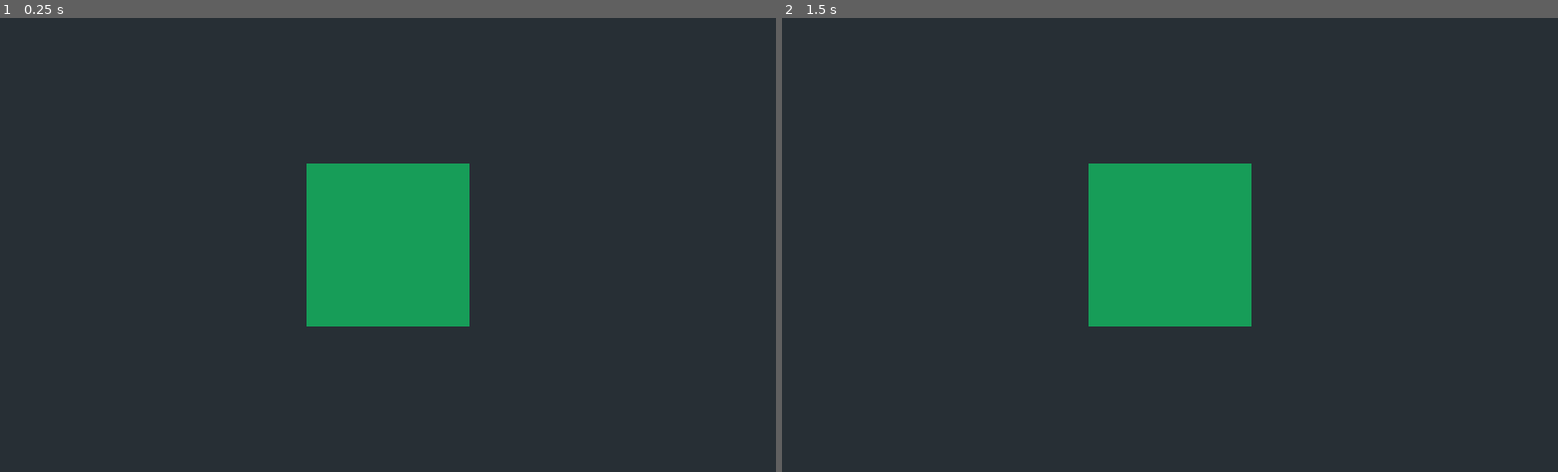
Above: before the commit, frames 1-2 (left to right).
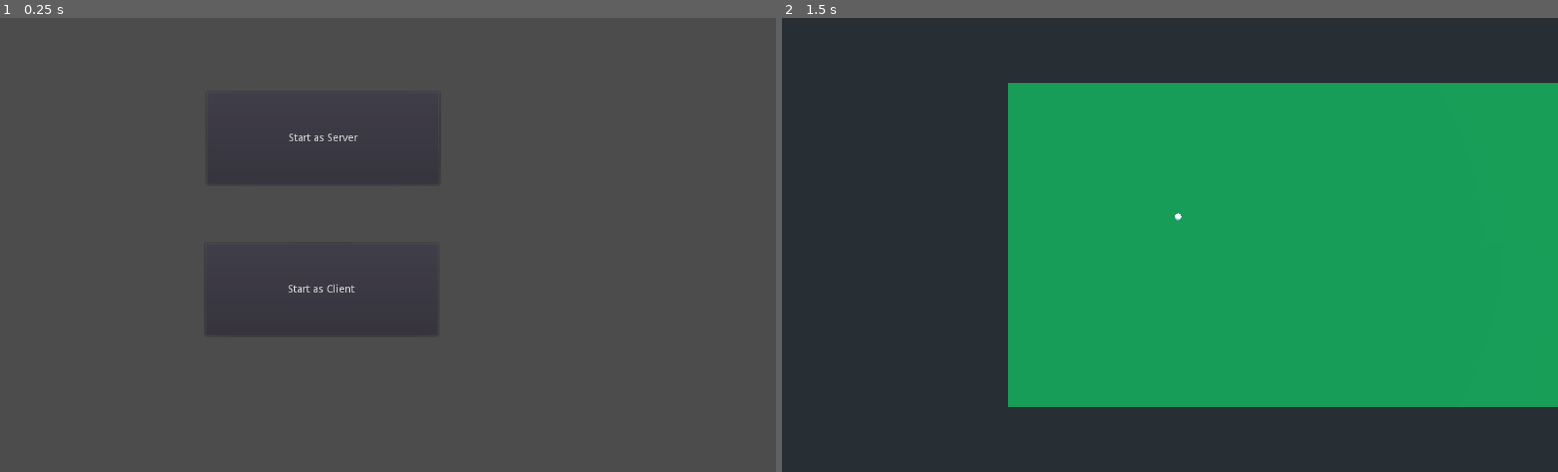
Above: after the commit, the same moments.

Repository: ImmersiveRPG/ExampleGodotMultiProcess
Game: Godot game, scene res://src/Start/Start.tscn
The game is run twice, just before and just after one commit, with the same random seed, the same clock (stepped at 60 frames per second) and the same inputs. Before the commit the project starts from res://src/World/World.tscn.
Inputs (mouse positions are in pixels of both pictures, inside the frame that each line leads up to):
- Up to frame 1 (0.25 s): no input
- Up to frame 2 (1.5 s): click (1107, 140) at 0.5 s, where only the run after the commit has a clickable "Start as Server"; tap Enter at 1.25 s

The runs differ from the first frame. In frame 1, 92% of the frame differs, in the area x 0-100%, y 0-100%; in frame 2, 43%.
Error after the commit: Invalid call. Nonexistent function 'transfer_to_peer' in base 'Nil'. (res://src/Floor/Floor.gd:13)

Commit message:
Added basic NPC that moves around randomly

Diff:
--- a/project/project.godot
+++ b/project/project.godot
@@ -8,15 +8,26 @@
 
 config_version=4
 
+_global_script_classes=[ {
+"base": "KinematicBody",
+"class": "NPC",
+"language": "GDScript",
+"path": "res://src/NPC/NPC.gd"
+} ]
+_global_script_class_icons={
+"NPC": ""
+}
+
 [application]
 
 config/name="ExampleGodotMultiProcess"
-run/main_scene="res://src/World/World.tscn"
+run/main_scene="res://src/Start/Start.tscn"
 config/icon="res://icon.png"
 
 [autoload]
 
 Global="*res://src/Singletons/Global.gd"
+Server="*res://src/Singletons/Server.gd"
 
 [input]
 
@@ -56,7 +67,7 @@
 3d_physics/layer_1="terrain"
 3d_physics/layer_2="item"
 3d_physics/layer_3="player"
-3d_physics/layer_4="enemy"
+3d_physics/layer_4="npc"
 3d_physics/layer_5="storage"
 3d_physics/layer_6="furniture"
 3d_physics/layer_7="building"
--- /dev/null
+++ b/project/src/Floor/Floor.gd
@@ -0,0 +1,13 @@
+# Copyright (c) 2021 Matthew Brennan Jones <matthew.brennan.jones@gmail.com>
+# This file is license under the MIT License
+# https://github.com/ImmersiveRPG/ExampleGodotMultiProcess
+
+extends StaticBody
+
+var _peer_id : int = -1
+
+func _on_Area_body_entered(body : PhysicsBody) -> void:
+	if body is NPC:
+		var marker = self
+		print("marker: %s" % [marker.name])
+		Server.transfer_to_peer(body, _peer_id)
--- a/project/src/Floor/Floor.tscn
+++ b/project/src/Floor/Floor.tscn
@@ -1,6 +1,7 @@
-[gd_scene load_steps=5 format=2]
+[gd_scene load_steps=7 format=2]
 
 [ext_resource path="res://assets/sand.png" type="Texture" id=1]
+[ext_resource path="res://src/Floor/Floor.gd" type="Script" id=2]
 
 [sub_resource type="BoxShape" id=1]
 extents = Vector3( 500, 25, 500 )
@@ -13,8 +14,12 @@
 material = SubResource( 4 )
 size = Vector3( 1000, 50, 1000 )
 
+[sub_resource type="BoxShape" id=5]
+extents = Vector3( 500, 500, 500 )
+
 [node name="Floor" type="StaticBody"]
 collision_mask = 4
+script = ExtResource( 2 )
 
 [node name="CollisionShape" type="CollisionShape" parent="."]
 transform = Transform( 1, 0, 0, 0, 1, 0, 0, 0, 1, 0, -25, 0 )
@@ -23,3 +28,10 @@
 [node name="MeshInstance" type="MeshInstance" parent="CollisionShape"]
 mesh = SubResource( 3 )
 material/0 = null
+
+[node name="Area" type="Area" parent="."]
+
+[node name="CollisionShape" type="CollisionShape" parent="Area"]
+shape = SubResource( 5 )
+
+[connection signal="body_entered" from="Area" to="." method="_on_Area_body_entered"]
--- /dev/null
+++ b/project/src/NPC/NPC.gd
@@ -0,0 +1,60 @@
+# Copyright (c) 2021 Matthew Brennan Jones <matthew.brennan.jones@gmail.com>
+# This file is license under the MIT License
+# https://github.com/ImmersiveRPG/ExampleGodotMultiProcess
+
+extends KinematicBody
+class_name NPC
+
+
+const JUMP_IMPULSE := 20.0
+const ROTATION_SPEED := 6.0
+const ACCELERATION := 70.0
+const MAX_VELOCITY := 100.0
+const NPC_RANGE := 270.0
+
+var _velocity := Vector3.ZERO
+var _snap_vector := Vector3.ZERO
+var _start_location := Vector3.ZERO
+var _destination := Vector3.INF
+
+func _process(_delta : float) -> void:
+	# Get a new destination if there is none
+	if _destination == Vector3.INF:
+		_destination = _start_location + Global.rand_vector(-NPC_RANGE, NPC_RANGE)
+		_destination.y = 0.0
+
+	# When close to destination, get a new random one
+	var distance := Global.distance_between(self.global_transform.origin, _destination)
+	#print("Wandering distance: %s, %s" % [distance, _destination])
+	if distance <= 3.0:
+		_destination = _start_location + Global.rand_vector(-NPC_RANGE, NPC_RANGE)
+		_destination.y = 0.0
+
+func _physics_process(delta : float) -> void:
+	# Get the input vector based on the destination
+	var input_vector := Vector3.ZERO
+	if _destination != Vector3.INF:
+		input_vector = (_destination - self.global_transform.origin).normalized()
+
+	var is_moving := input_vector != Vector3.ZERO
+
+	self.rotation.y = lerp_angle(self.rotation.y, atan2(-input_vector.x, -input_vector.z), ROTATION_SPEED * delta)
+
+	# Velocity
+	var max_velocity := MAX_VELOCITY
+
+	# Acceleration
+	if is_moving:
+		_velocity = input_vector * max_velocity * ACCELERATION * delta
+	else:
+		_velocity.x = 0.0
+		_velocity.z = 0.0
+
+	# Gravity
+	_velocity.y = clamp(_velocity.y + Global.GRAVITY * delta, Global.GRAVITY, JUMP_IMPULSE)
+
+	# Snap to floor plane if close enough
+	_snap_vector = -get_floor_normal() if is_on_floor() else Vector3.DOWN
+
+	# Actually move
+	_velocity = move_and_slide_with_snap(_velocity, _snap_vector, Vector3.UP, true, 4, Global.FLOOR_SLOPE_MAX_THRESHOLD, false)
--- /dev/null
+++ b/project/src/NPC/NPC.tscn
@@ -0,0 +1,23 @@
+[gd_scene load_steps=4 format=2]
+
+[ext_resource path="res://src/NPC/NPC.gd" type="Script" id=1]
+
+[sub_resource type="CapsuleShape" id=1]
+radius = 10.0
+height = 10.0
+
+[sub_resource type="CapsuleMesh" id=2]
+radius = 10.0
+mid_height = 10.0
+
+[node name="NPC" type="KinematicBody"]
+collision_layer = 8
+script = ExtResource( 1 )
+
+[node name="CollisionShape" type="CollisionShape" parent="."]
+transform = Transform( 1, 0, 0, 0, -4.37114e-08, -1, 0, 1, -4.37114e-08, 0, 15, 0 )
+shape = SubResource( 1 )
+
+[node name="MeshInstance" type="MeshInstance" parent="CollisionShape"]
+mesh = SubResource( 2 )
+material/0 = null
--- /dev/null
+++ b/project/src/NPC/material.tres
@@ -0,0 +1,4 @@
+[gd_resource type="SpatialMaterial" format=2]
+
+[resource]
+albedo_color = Color( 0.972549, 0.454902, 0.0431373, 1 )
--- a/project/src/Singletons/Global.gd
+++ b/project/src/Singletons/Global.gd
@@ -16,6 +16,7 @@
 const MOUSE_Y_MAX := 70.0
 const MOUSE_Y_MIN := -60.0
 
+var _is_server := true
 var _rng : RandomNumberGenerator
 var _root_node : Node
 
@@ -24,7 +25,7 @@
 	terrain,
 	item,
 	player,
-	enemy,
+	npc,
 	storage,
 	furniture,
 	building,
@@ -43,6 +44,13 @@
 	if Input.is_action_just_pressed("Quit"):
 		self.get_tree().quit()
 
+func rand_vector(min_val : float, max_val : float) -> Vector3:
+	return Vector3(
+		Global._rng.randf_range(min_val, max_val),
+		Global._rng.randf_range(min_val, max_val),
+		Global._rng.randf_range(min_val, max_val)
+	)
+
 func distance_between(v1 : Vector3, v2 : Vector3) -> float:
 	var dx := v1.x - v2.x
 	var dy := v1.y - v2.y
--- /dev/null
+++ b/project/src/Start/Start.gd
@@ -0,0 +1,16 @@
+# Copyright (c) 2021 Matthew Brennan Jones <matthew.brennan.jones@gmail.com>
+# This file is license under the MIT License
+# https://github.com/ImmersiveRPG/ExampleGodotMultiProcess
+
+extends Control
+
+
+
+func _on_server_pressed() -> void:
+	Global._is_server = true
+	self.get_tree().change_scene("res://src/World/World.tscn")
+
+
+func _on_client_pressed() -> void:
+	Global._is_server = false
+	self.get_tree().change_scene("res://src/World/World.tscn")
--- /dev/null
+++ b/project/src/Start/Start.tscn
@@ -0,0 +1,34 @@
+[gd_scene load_steps=2 format=2]
+
+[ext_resource path="res://src/Start/Start.gd" type="Script" id=1]
+
+[node name="Start" type="Control"]
+anchor_right = 1.0
+anchor_bottom = 1.0
+script = ExtResource( 1 )
+__meta__ = {
+"_edit_use_anchors_": false
+}
+
+[node name="ButtonServer" type="Button" parent="."]
+margin_left = 273.0
+margin_top = 98.0
+margin_right = 580.0
+margin_bottom = 220.0
+text = "Start as Server"
+__meta__ = {
+"_edit_use_anchors_": false
+}
+
+[node name="ButtonClient" type="Button" parent="."]
+margin_left = 271.0
+margin_top = 298.0
+margin_right = 578.0
+margin_bottom = 420.0
+text = "Start as Client"
+__meta__ = {
+"_edit_use_anchors_": false
+}
+
+[connection signal="pressed" from="ButtonServer" to="." method="_on_server_pressed"]
+[connection signal="pressed" from="ButtonClient" to="." method="_on_client_pressed"]
--- a/project/src/World/World.tscn
+++ b/project/src/World/World.tscn
@@ -1,7 +1,8 @@
-[gd_scene load_steps=3 format=2]
+[gd_scene load_steps=4 format=2]
 
 [ext_resource path="res://src/World/World.gd" type="Script" id=1]
 [ext_resource path="res://src/Floor/Floor.tscn" type="PackedScene" id=2]
+[ext_resource path="res://src/NPC/NPC.tscn" type="PackedScene" id=3]
 
 [node name="World" type="Spatial"]
 script = ExtResource( 1 )
@@ -9,8 +10,14 @@
 [node name="DirectionalLight" type="DirectionalLight" parent="."]
 transform = Transform( 0.965926, -0.12941, 0.224144, -0.258819, -0.482963, 0.836516, 0, -0.866025, -0.5, 207, 249, 0 )
 
+[node name="Camera" type="Camera" parent="."]
+transform = Transform( 1, 0, 0, 0, -4.37114e-08, 1, 0, -1, -4.37114e-08, 0, 1000, 0 )
+far = 10000.0
+
 [node name="Floor" parent="." instance=ExtResource( 2 )]
 
-[node name="Camera" type="Camera" parent="."]
-transform = Transform( 1, 0, 0, 0, -4.37114e-08, 1, 0, -1, -4.37114e-08, 0, 2000, 0 )
-far = 10000.0
+[node name="Floor2" parent="." instance=ExtResource( 2 )]
+transform = Transform( 1, 0, 0, 0, 1, 0, 0, 0, 1, 1000, 0, 0 )
+
+[node name="NPC" parent="." instance=ExtResource( 3 )]
+transform = Transform( 1, 0, 0, 0, 1, 0, 0, 0, 1, 89, 6, 0 )
Empty file added: project/src/Singletons/Server.gd
